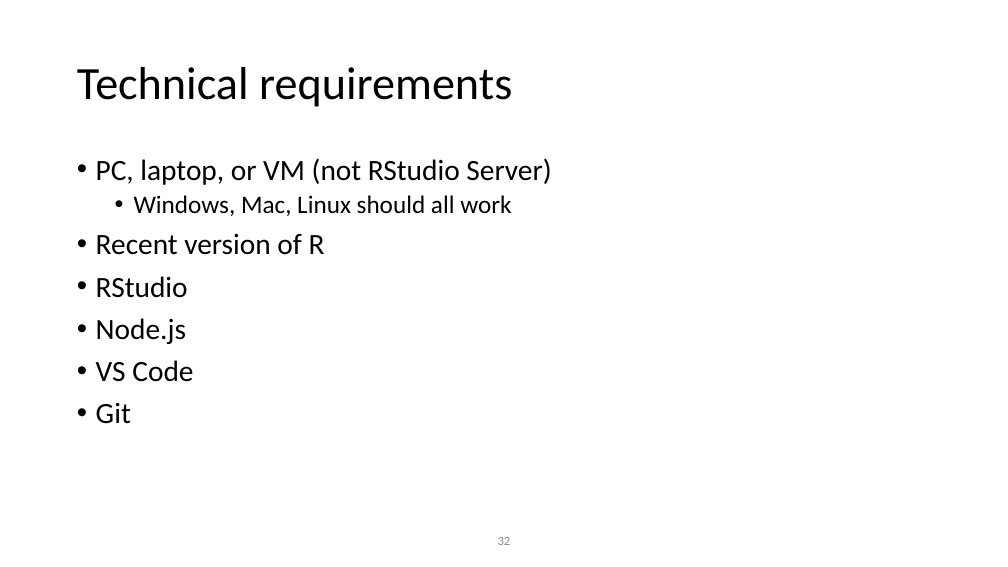
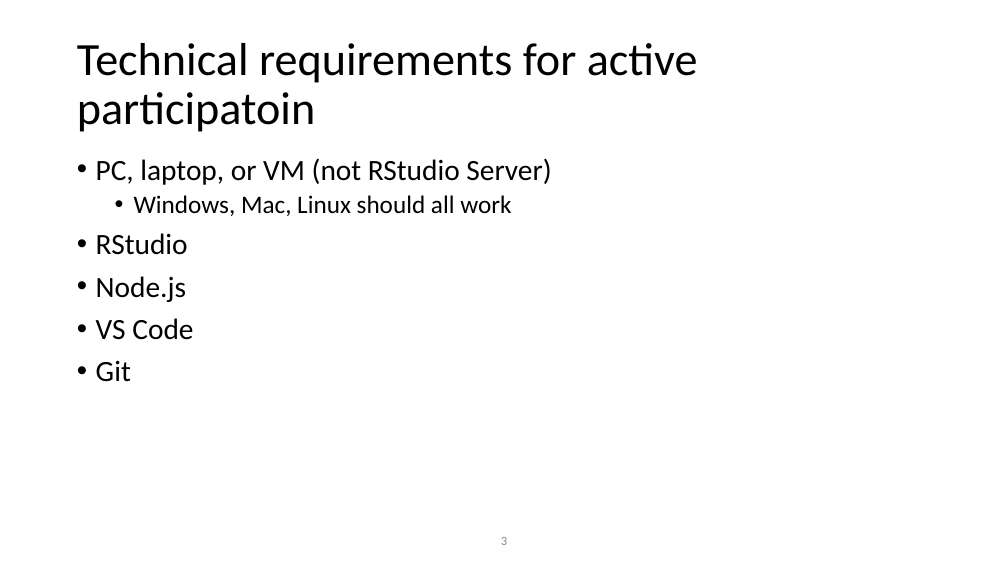
Before and after one commit to rdavidhall3/r-pharma-js-toolchain-2022, a slide deck: slide 3 of workshop/RPharma_2022_Hall_v2.pptx (slide 32 before the commit). Drawn at 1008x567 pixels with LibreOffice and Linux fonts; fonts in the diff are those of the drawing. Boxes give left, top, right and bottom in pixels: in the first picture for what was removed or moved away, otherwise in the second. Text is boxed around its words. In the diff, an @@ line names an element or a change of style, - is before the commit and + after.

```diff
--- a/workshop/RPharma_2022_Hall_v2.pptx
+++ b/workshop/RPharma_2022_Hall_v2.pptx
@@ title at <box>77,43,698,132</box>: text changed @@
-Technical requirements
+Technical requirements for active participatoin
@@ text at <box>96,233,325,255</box>: paragraph removed @@
-• Recent version of R
@@ page number at <box>501,537,507,545</box>: text changed @@
-32
+3
```
Also in this commit, not shown: 8 other slides changed, 2 slides added, 1 slide removed.
